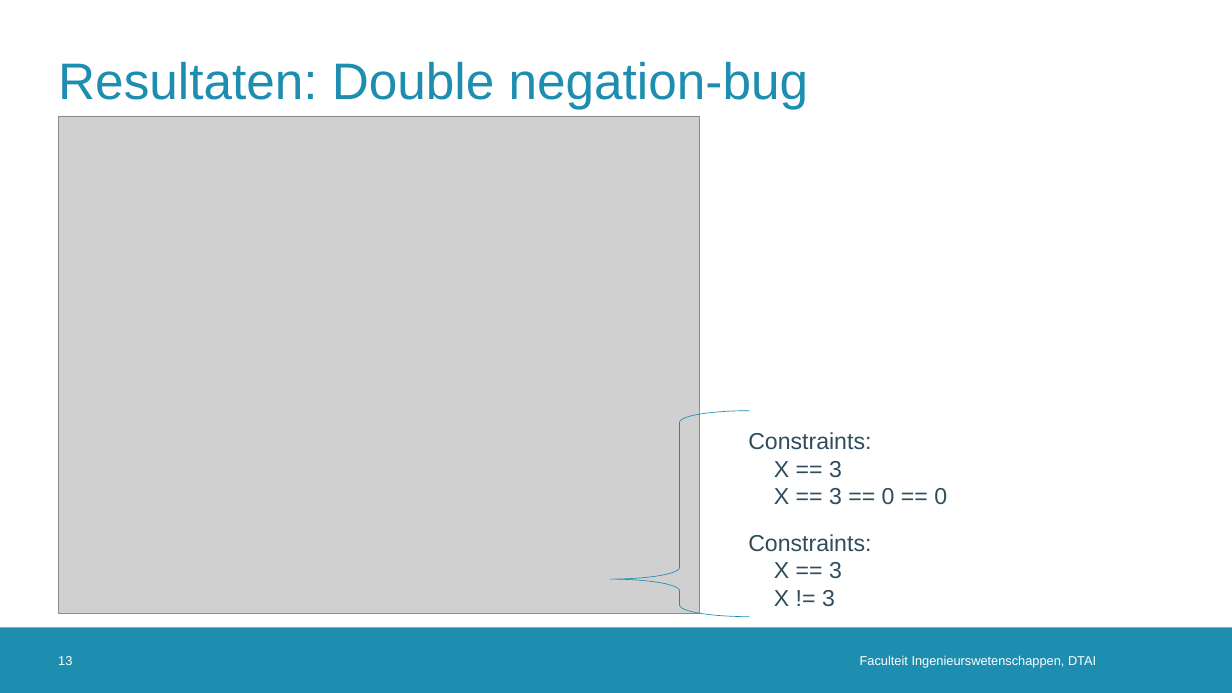
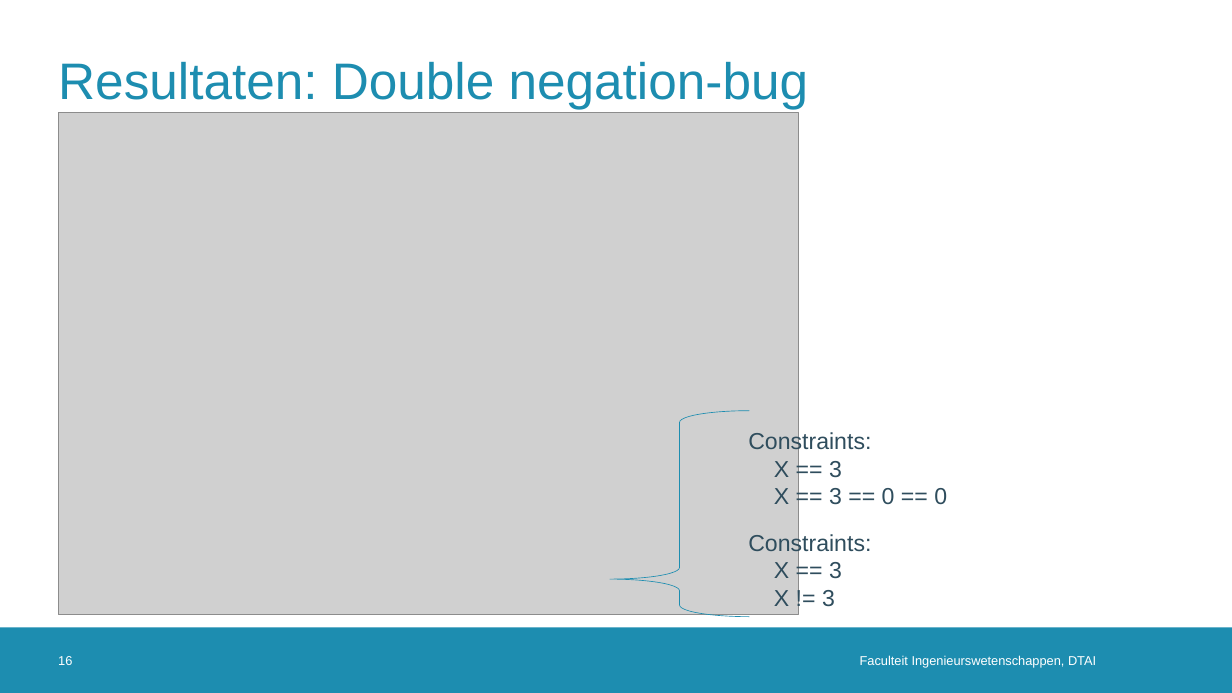
Before and after one commit to rubenkindt/Masterproef-paper-RubenKindt, a slide deck: slide 16 of Milestones/M3 december presentation/M3.pptx (slide 13 before the commit). Drawn at 1232x693 pixels with LibreOffice and Linux fonts; fonts in the diff are those of the drawing; grey boxes stand for pictures; background and template pictures are left out. Boxes give left, top, right and bottom in pixels: in the first picture for what was removed or moved away, otherwise in the second. Text is boxed around its words. In the diff, an @@ line names an element or a change of style, - is before the commit and + after.

```diff
--- a/Milestones/M3 december presentation/M3.pptx
+++ b/Milestones/M3 december presentation/M3.pptx
@@ picture: place and size @@
-picture at box(58, 116, 701, 614)
+picture at box(58, 113, 799, 616)
@@ page number at box(58, 656, 72, 665): text changed @@
-13
+16
```
Also in this commit, not shown: 9 other slides changed, 5 slides added, 16 other files.
